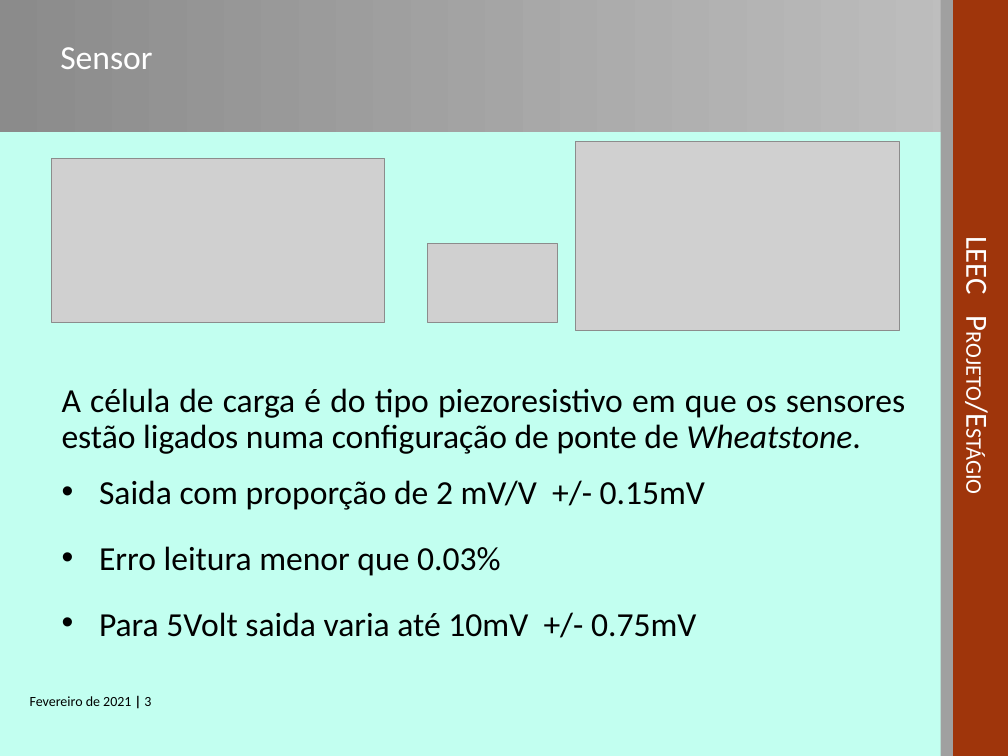
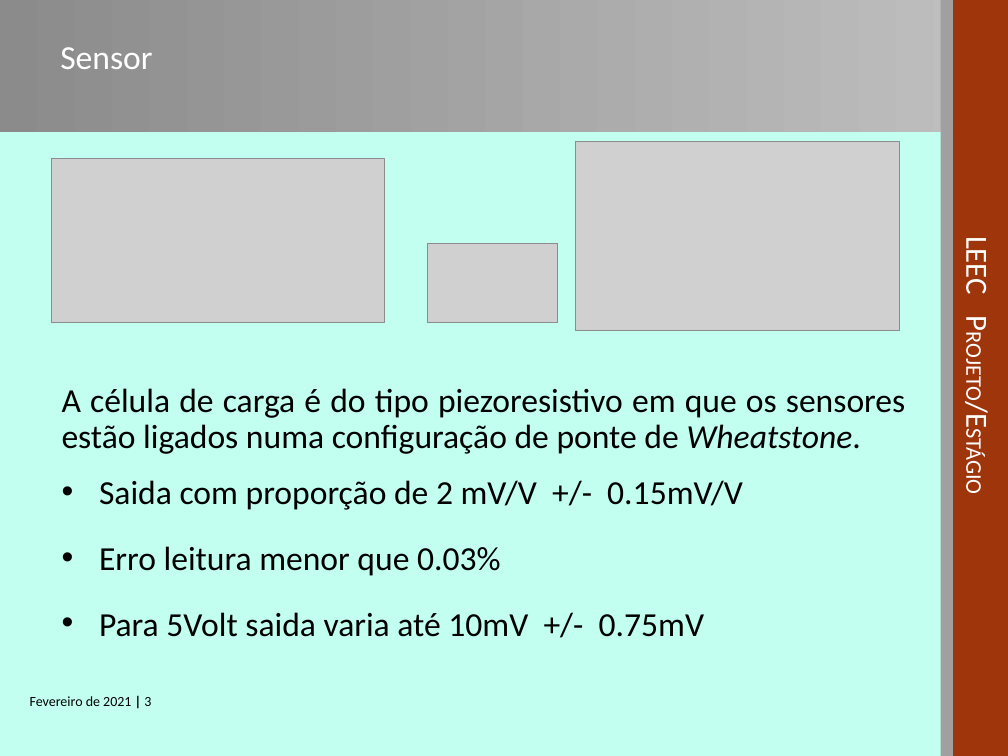
Before and after one commit to sergio1020881/PESTA2021, a slide deck: slide 3 of Zsend/PESTA-APRESENTACAO-1020881.ppt. Drawn at 1008x756 pixels with LibreOffice and Linux fonts; fonts in the diff are those of the drawing; grey boxes stand for pictures; background and template pictures are left out. Boxes give left, top, right and bottom in pixels: in the first picture for what was removed or moved away, otherwise in the second. Text is boxed around its words. In the diff, an @@ line names an element or a change of style, - is before the commit and + after.

```diff
--- a/Zsend/PESTA-APRESENTACAO-1020881.ppt
+++ b/Zsend/PESTA-APRESENTACAO-1020881.ppt
@@ text at (99, 480, 743, 510): text changed @@
-• Saida com proporção de 2 mV/V +/- 0.15mV
+• Saida com proporção de 2 mV/V +/- 0.15mV/V
```
Also in this commit, not shown: 3 other slides changed, 1 slide added, 4 other files.
